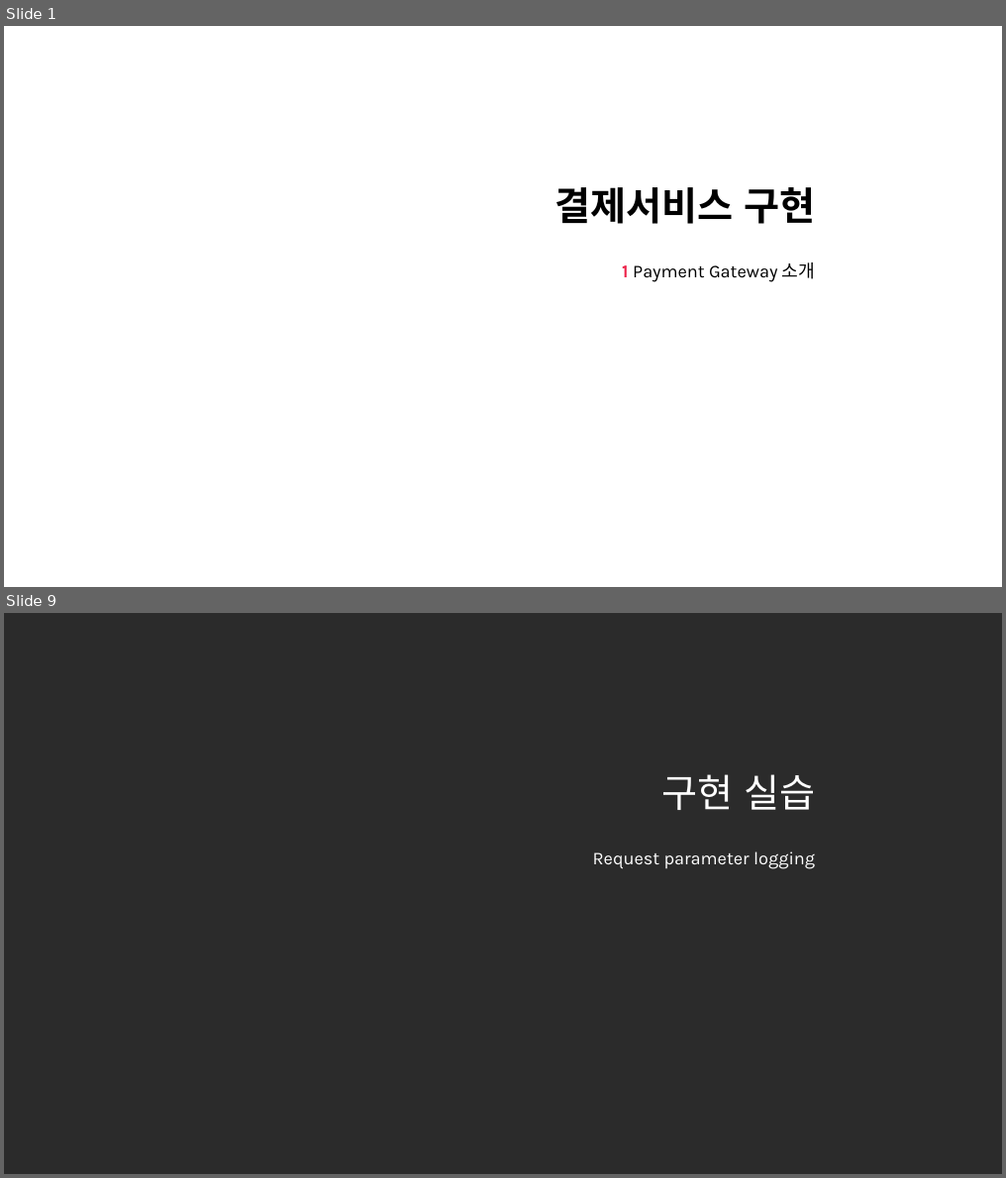
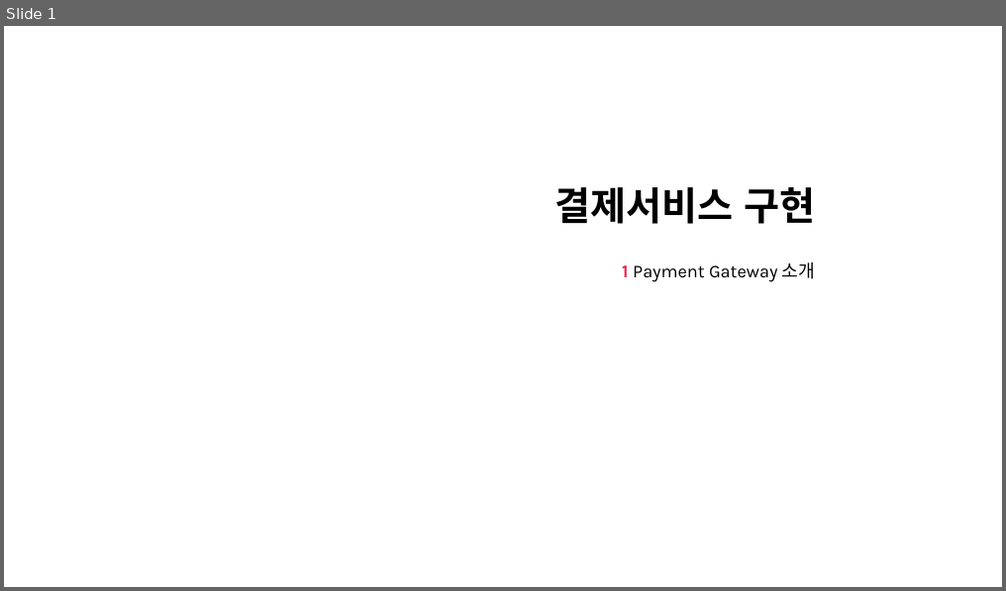
Before and after one commit to nayasis/fastcampus-hyper-webflux, a slide deck: 99.ppt/[Ch4-7. 결제 서비스 구현.pptx. Shown one above the other, each under a label of ours: slides 1 and 9 before the commit, slide 1 after it; the slides between them are not shown. The pictures are 1006x1178 and 1006x591 pixels, drawn with LibreOffice and Linux fonts; fonts in the diff are those of the drawing; background and template pictures are left out; a plain dark background stands for a picture behind light text. Boxes give left, top, right and bottom in pixels: in the first picture for what was removed or moved away, otherwise in the second. Text is boxed around its words. In the diff, an @@ line names an element or a change of style, - is before the commit and + after.

```diff
--- a/99.ppt/[Ch4-7. 결제 서비스 구현.pptx
+++ b/99.ppt/[Ch4-7. 결제 서비스 구현.pptx
@@ slide 9 removed at (x1=4, y1=613, x2=1002, y2=1174), background picture (left out) @@
@@ title removed at (x1=661, y1=774, x2=815, y2=810) @@
-구현 실습
@@ subtitle removed at (x1=593, y1=852, x2=815, y2=869) @@
-Request parameter logging
```
Also in this commit, not shown: 2 slides changed, 15 slides added, 22 other slides removed.
